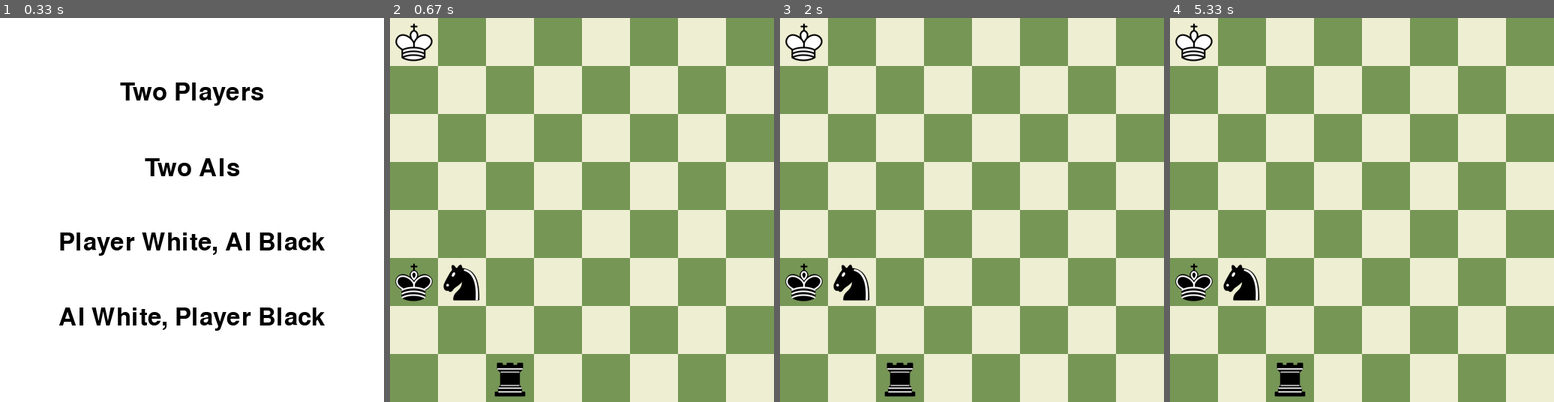
Above: before the commit, frames 1-4 (left to right).
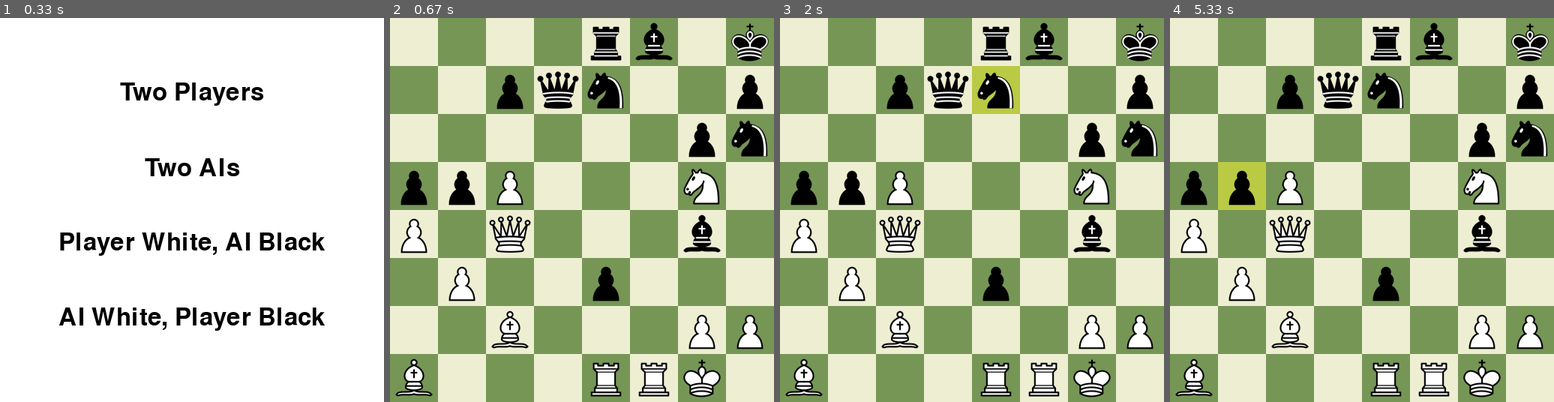
Above: after the commit, the same moments.

Repository: LeQuangMien10/ChessAI
Game: pygame game, started from main.py
Two runs of this game, one before a commit and one after it. Both use one fixed random seed, a clock stepped at 60 frames per second and the inputs below.
Inputs (mouse positions are in pixels of both pictures, inside the frame that each line leads up to):
- Up to frame 1 (0.33 s): no input
- Up to frame 2 (0.67 s): click (582, 317) at 0.38 s
- Up to frame 3 (2 s): click (1010, 294) at 0.72 s; click (852, 152) at 1.05 s; click (979, 79) at 1.88 s
- Up to frame 4 (5.33 s): click (1342, 309) at 2.22 s; click (1308, 129) at 3.05 s; click (1461, 175) at 3.38 s; click (1481, 202) at 3.72 s; click (1442, 140) at 4.05 s; click (1250, 137) at 4.38 s; click (1377, 194) at 4.72 s; click (1250, 186) at 5.05 s

Frame 1 is identical in both runs. In frame 2, 14% of the frame differs, in the area x 1-99%, y 1-99%; in frame 3, 15%; in frame 4, 15%.

Commit message:
Small changes

Diff:
--- a/config.py
+++ b/config.py
@@ -34,6 +34,12 @@
 
 # Test endgame 2 (Vua + Tốt vs Vua)
 FEN_STRING_ENDGAME_2 = '8/8/5k2/8/8/5P2/4K3/8 w - - 0 1'
+
+# Test blockage
+FEN_STRING_BLOCKAGE = '8/k7/3p4/p2P1p2/P2P1P2/8/8/K7 w - - 0 1'
+
+# Test mate in 5
+FEN_STRING_MATE_IN_FIVE = '4rb1k/2pqn2p/6pn/ppp3N1/P1QP2b1/1P2p3/2B3PP/B3RRK1 w - - 0 1'
 
 
 PAWN_POSITION_BONUS = [
--- a/main.py
+++ b/main.py
@@ -145,7 +145,7 @@
             handle_game_end()
             break
 
-board = chess.Board(FEN_STRING_THREEFOLD_REPEAT_2) # Thêm Fen_string trong config để test
+board = chess.Board(FEN_STRING_MATE_IN_FIVE) # Thêm Fen_string trong config để test
 selected_square = None
 legal_moves = []
 clock = pygame.time.Clock()
@@ -166,4 +166,4 @@
 
 pygame.quit()
 
-# TODO: End-game specific evaluation
+# TODO: Killer Moves and History Heuristics
--- a/minimax.py
+++ b/minimax.py
@@ -23,10 +23,10 @@
         with open(TRANSPOSITION_FILE, "rb") as f:
             old_table = pickle.load(f)
 
-    # Gộp bảng cũ và mới, ưu tiên entry có depth cao hơn
+    # Gộp bảng cũ và mới, ưu tiên entry có value cao hơn
     merged_table = old_table.copy()
     for k, v in transposition_table.items():
-        if (k not in merged_table) or (v["depth"] > merged_table[k]["depth"]):
+        if (k not in merged_table) or (v["value"] > merged_table[k]["value"]):
             merged_table[k] = v
 
     # Lọc theo độ sâu
@@ -289,9 +289,12 @@
         if move.promotion:
             score += 900
 
-        return -score  # Đảo dấu để sort tăng → highest score trước
-
-    moves.sort(key=move_score)
+        if board.gives_check(move):
+            score += 100
+
+        return score  # Đảo dấu để sort tăng → highest score trước
+
+    moves.sort(key=move_score, reverse=True)
     return moves
 
 
Binary file changed: transposition_table.pkl
